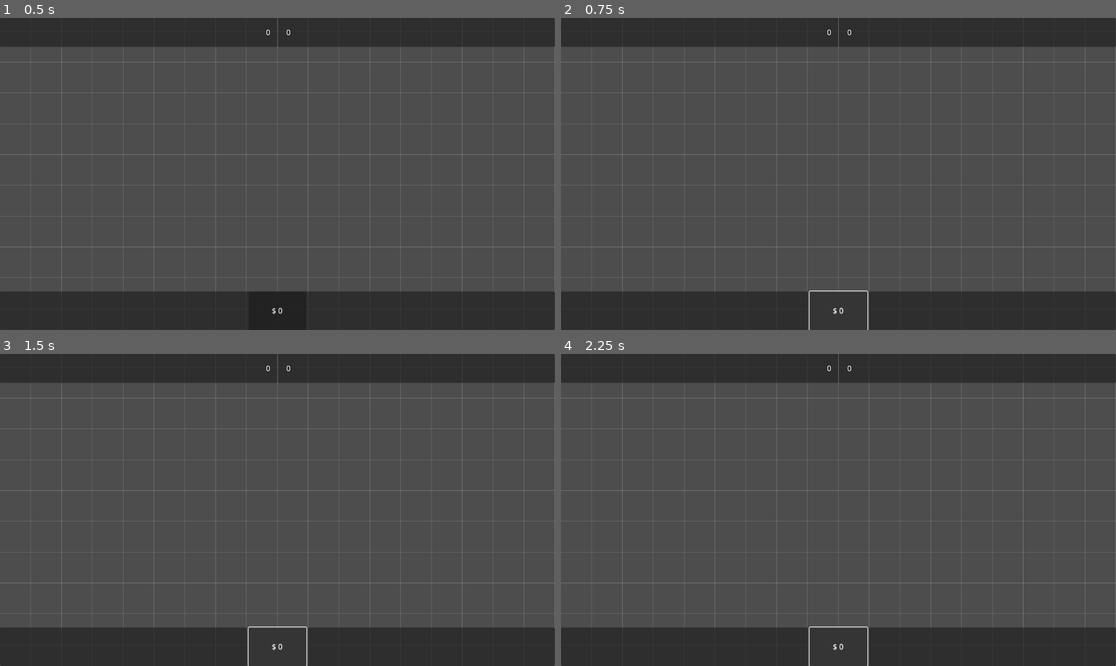
Above: before the commit, frames 1-4 (two rows, left to right).
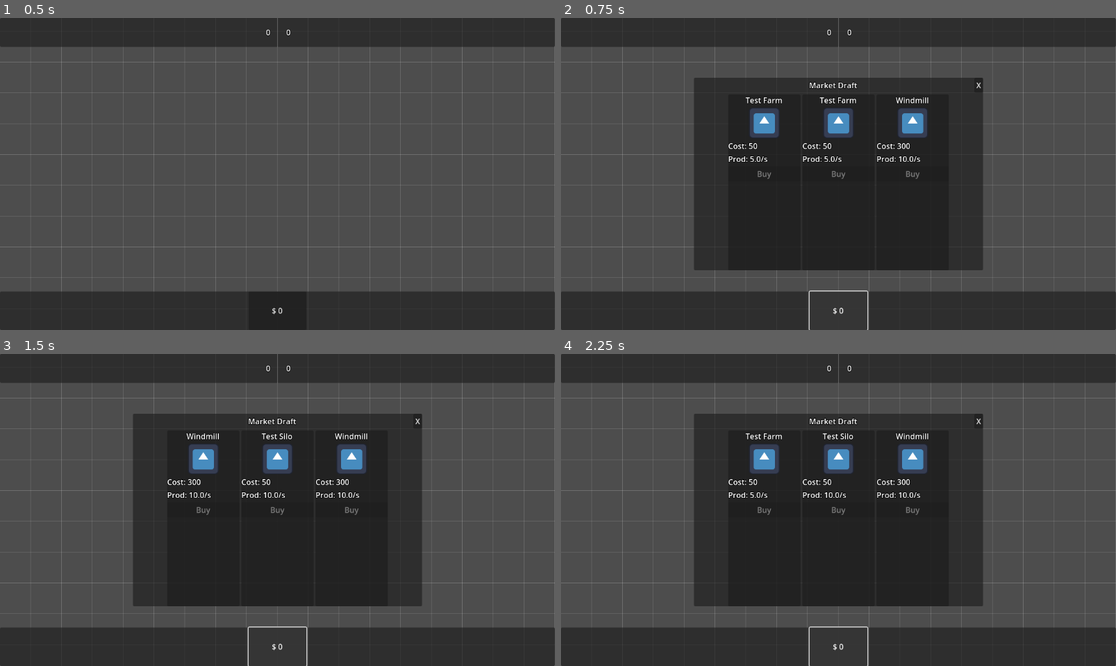
Above: after the commit, the same moments.

Repository: Kavalieri/Farm_SiK-Ness
Game: Godot game, scene res://scenes/game/MainGame.tscn
Same seed, same stepped clock (60 frames per second), same inputs: the game is played once before the commit and once after it. The engine's default icon, where the game draws it, is replaced by a stand-in: a white triangle on a blue panel in a dark square.
Inputs:
- Up to frame 1 (0.5 s): no input
- Up to frame 2 (0.75 s): click "$ 0" at 0.5 s
- Up to frame 3 (1.5 s): click "$ 0" at 1.25 s
- Up to frame 4 (2.25 s): click "$ 0" at 2 s

Frame 1 is identical in both runs. In frame 2, 31% of the frame differs, in the area x 23-77%, y 19-81%; in frame 3, 31%; in frame 4, 31%.
Error before the commit: Attempt to call function 'open' in base 'null instance' on a null instance. (res://scripts/game/MainGame.gd:11)

Commit message:
fix: resolve scene loading errors and invalid resource UIDs #2

Diff:
--- a/project/resources/data/buildings/test_farm.tres
+++ b/project/resources/data/buildings/test_farm.tres
@@ -1,12 +1,14 @@
-[gd_resource type="Resource" script_class="BuildingData" load_steps=2 format=3 uid="uid://test_farm_res"]
+[gd_resource type="Resource" script_class="BuildingData" load_steps=3 format=3 uid="uid://test_farm_res"]
 
 [ext_resource type="Script" path="res://scripts/resources/BuildingData.gd" id="1_script"]
+[ext_resource type="Texture2D" uid="uid://ciikir08p0dvo" path="res://icon.svg" id="2_icon"]
 
 [resource]
 script = ExtResource("1_script")
 id = "test_farm"
 name = "Test Farm"
 description = "A basic farm."
+texture = ExtResource("2_icon")
 shape_pattern = Array[Vector2i]([Vector2i(0, 0), Vector2i(1, 0)])
 base_production = 5.0
 cost = 50
--- a/project/resources/data/buildings/test_windmill.tres
+++ b/project/resources/data/buildings/test_windmill.tres
@@ -1,12 +1,14 @@
-[gd_resource type="Resource" script_class="BuildingData" load_steps=2 format=3 uid="uid://test_windmill_res"]
+[gd_resource type="Resource" script_class="BuildingData" load_steps=3 format=3 uid="uid://test_windmill_res"]
 
 [ext_resource type="Script" path="res://scripts/resources/BuildingData.gd" id="1_script"]
+[ext_resource type="Texture2D" uid="uid://ciikir08p0dvo" path="res://icon.svg" id="2_icon"]
 
 [resource]
 script = ExtResource("1_script")
 id = "test_windmill"
 name = "Windmill"
 description = "Grinds grain."
+texture = ExtResource("2_icon")
 shape_pattern = Array[Vector2i]([Vector2i(0, 0), Vector2i(1, 0), Vector2i(0, 1), Vector2i(1, 1)])
 base_production = 10.0
 cost = 300
--- a/project/scenes/ui/modals/MarketModal.tscn
+++ b/project/scenes/ui/modals/MarketModal.tscn
@@ -42,22 +42,3 @@
 alignment = 1
 
 [connection signal="pressed" from="VBoxContainer/Header/CloseButton" to="." method="_on_close_button_pressed"]
-theme_override_constants/separation = 20
-
-[node name="TitleLabel" type="Label" parent="VBoxContainer"]
-layout_mode = 2
-theme_override_font_sizes/font_size = 24
-text = "MERCADO DE CONTRATOS"
-horizontal_alignment = 1
-
-[node name="CardsContainer" type="HBoxContainer" parent="VBoxContainer"]
-layout_mode = 2
-size_flags_vertical = 3
-theme_override_constants/separation = 20
-alignment = 1
-
-[node name="RefreshButton" type="Button" parent="VBoxContainer"]
-custom_minimum_size = Vector2(200, 40)
-layout_mode = 2
-size_flags_horizontal = 4
-text = "Refrescar Ofertas ($ 100)"
Not shown: 1 places in project/resources/data/buildings/test_silo.tres that only renumber resources
Not shown, added: project/scripts/game/MainGame.gd.uid
Not shown, added: project/scripts/game/MarketManager.gd.uid
Not shown, added: project/scripts/ui/components/DraftCard.gd.uid
Not shown, added: project/scripts/ui/modals/MarketModal.gd.uid
